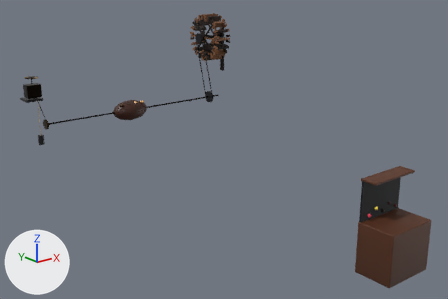
One commit to the glTF model public/yw9-spit/mech.glb: the scene before it, then after it.
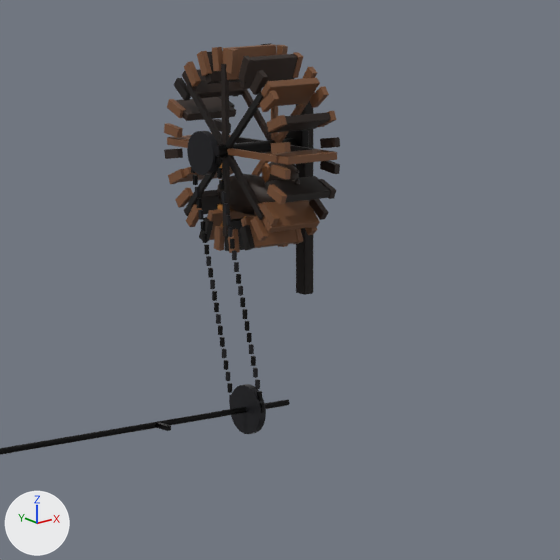
The first picture shows the older version from a camera (50 mm lens) standing at (-7.92, -11.48, 4.99) and looking at (0.1, -1.46, 0.98). The close-ups show the older and then the newer version on the part from 34% to 63% of the width and 1% to 44% of the height of that picture. Only the edits that show in the close-ups are written down. The lights are fixed; the arrows at lower left show +X, +Y and +Z. Vertices at exactly the same position are counted once.

Objects in the first close-up: 'anim-dog@body', 'anim-spit@rod', 'anim-wheel@s0', 'mech.bark.1', 'mech.metal.0' and 38 more.
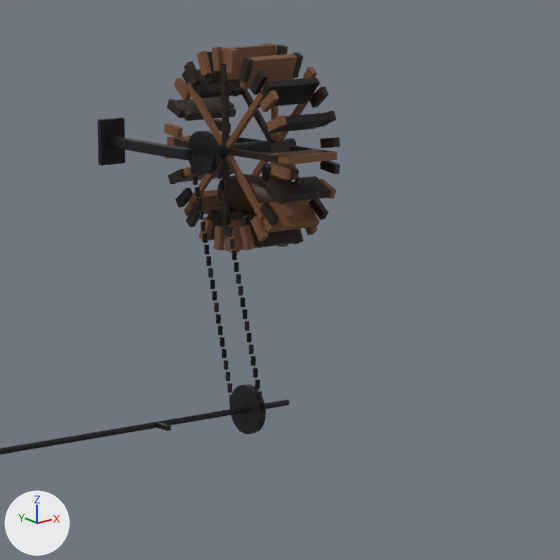
The change, as a diff of the scene's bpy script:
```diff
--- a/public/yw9-spit/mech.glb.py
+++ b/public/yw9-spit/mech.glb.py
@@ me_anim_wheel_s0_001 @@
 me_anim_wheel_s0_001.from_pydata(...)  # 1412 vertices, 2528 faces; spans x -0.378..0.378, y -0.653..0.653, z -0.653..0.653
 # used by ob_anim_wheel_s0; location = (2.922, 2.75, 2.75)
+# me_anim_wheel_s0_001 part 1: 836 faces centred in x -0.378..0.248, y -0.65..0.65, z -0.65..0.65 are repainted in the vertex colours; the middle colour goes from white #fcfdfd to white #f9fafa
+# me_anim_wheel_s0_001 part 2: 564 faces centred in x -0.192..0.248, y -0.65..0.65, z -0.55..0.608 are repainted in the vertex colours; the middle colour goes from dark grey #4e4943 to dark grey #3a3531
+# me_anim_wheel_s0_001 part 3: 528 faces centred in x -0.192..0.248, y -0.65..0.608, z -0.65..0.65 are repainted in the vertex colours; the middle colour goes from white #f7f8f9 to dark grey #433e39
+# me_anim_wheel_s0_001 part 4: 492 faces centred in x -0.322..0.378, y -0.608..0.65, z -0.65..0.65 are repainted in the vertex colours; the middle colour goes from dark grey #312e2a to white #f5f6f7
 me_anim_wheel_s0_001.materials.append(mat_plank__7a5032)
@@ me_wheel_bracket_001 @@
 # used by ob_mech_metal_0; location = (0.0, 0.0, 0.0)
-me_wheel_bracket_001.from_pydata(...)  # 56 vertices, 108 faces; spans x 3.3..3.36, y 2.65..2.85, z 2.65..2.85
+me_wheel_bracket_001.from_pydata(...)  # 112 vertices, 216 faces; spans x 2.35..2.55, y 2.74..3.63, z 2.6..2.9
+# me_wheel_bracket_001 part 5: 112 vertices added at x 2.35..2.55, y 2.74..3.63, z 2.6..2.9
+# me_wheel_bracket_001 part 6: 56 vertices removed from x 3.3..3.36, y 2.65..2.85, z 2.65..2.85
 me_wheel_bracket_001.materials.append(mat_metal__2a2a2e)
@@ ob_mech_bark_1 @@
-ob_mech_bark_1 = bpy.data.objects.new('mech.bark.1', me_wheel_wallpost_001)
-ob_mech_bark_1.location = (0.0, 0.0, 0.0)
```

Location of each change, [x1, y1, x2, y2] in pixels of the close-ups (560 x 560 px):
'mech.metal.0', reshaped
    before: [284, 130, 309, 148]
    after: [97, 117, 193, 165]
'mech.bark.1', deleted
    before: [296, 101, 313, 295]
part 1 of me_anim_wheel_s0_001, edited (looks the same)
    both: [164, 44, 337, 253]
part 2 of me_anim_wheel_s0_001, edited (looks the same)
    both: [175, 51, 340, 236]
part 3 of me_anim_wheel_s0_001, recoloured
    both: [167, 45, 337, 248]
part 4 of me_anim_wheel_s0_001, recoloured
    both: [165, 44, 336, 251]
part 5 of me_wheel_bracket_001, added
    after: [97, 117, 193, 165]
part 6 of me_wheel_bracket_001, deleted
    before: [284, 130, 309, 148]
